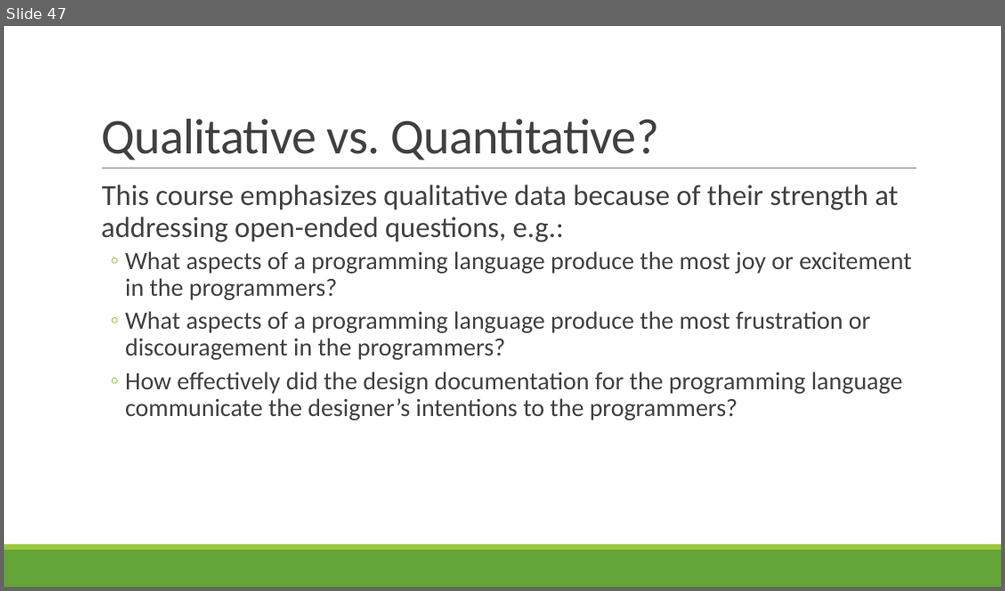
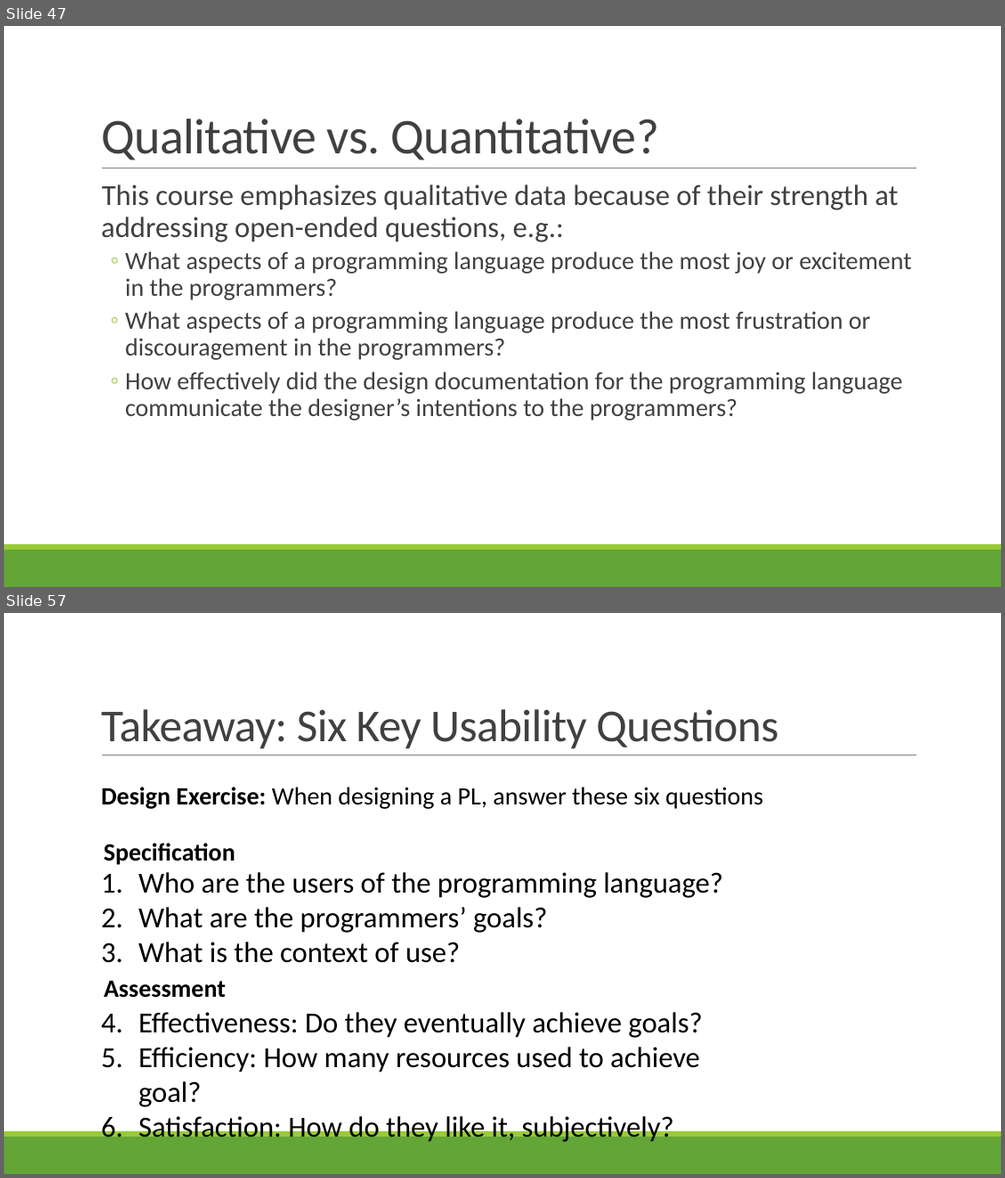
Before and after one commit to rbohrer/pl-course, a slide deck: LectureSlides/08Design1.pptx. Shown one above the other, each under a label of ours: slide 47 before the commit, slides 47 and 57 after it; the slides between them are not shown. The pictures are 1005x591 and 1005x1178 pixels, drawn with LibreOffice and Linux fonts; fonts in the diff are those of the drawing. Boxes give left, top, right and bottom in pixels: in the first picture for what was removed or moved away, otherwise in the second. Text is boxed around its words. In the diff, an @@ line names an element or a change of style, - is before the commit and + after.

```diff
--- a/LectureSlides/08Design1.pptx
+++ b/LectureSlides/08Design1.pptx
@@ slide 57 added at (x1=4, y1=613, x2=1001, y2=1174), background #FFFFFF; not listed: 3 template elements that a slide beside it also shows @@
@@ title added at (x1=101, y1=709, x2=778, y2=749), 44 pt, text #404040 @@
+Takeaway: Six Key Usability Questions
@@ text added at (x1=101, y1=787, x2=763, y2=809), 24 pt, text #000000 @@
+Design Exercise: When designing a PL, answer these six questions
@@ text added at (x1=104, y1=843, x2=235, y2=865), 24 pt, text #000000, bold @@
+Specification
@@ text added at (x1=138, y1=872, x2=723, y2=1144), 28 pt, text #000000 @@
+1. Who are the users of the programming language?
+2. What are the programmers’ goals?
+3. What is the context of use?
+4. Effectiveness: Do they eventually achieve goals?
+5. Efficiency: How many resources used to achieve goal?
+6. Satisfaction: How do they like it, subjectively?
@@ text added at (x1=104, y1=981, x2=226, y2=997), 24 pt, text #000000, bold @@
+Assessment
```
Also in this commit, not shown: 1 slide changed, 8 other slides added, 2 slides removed.
